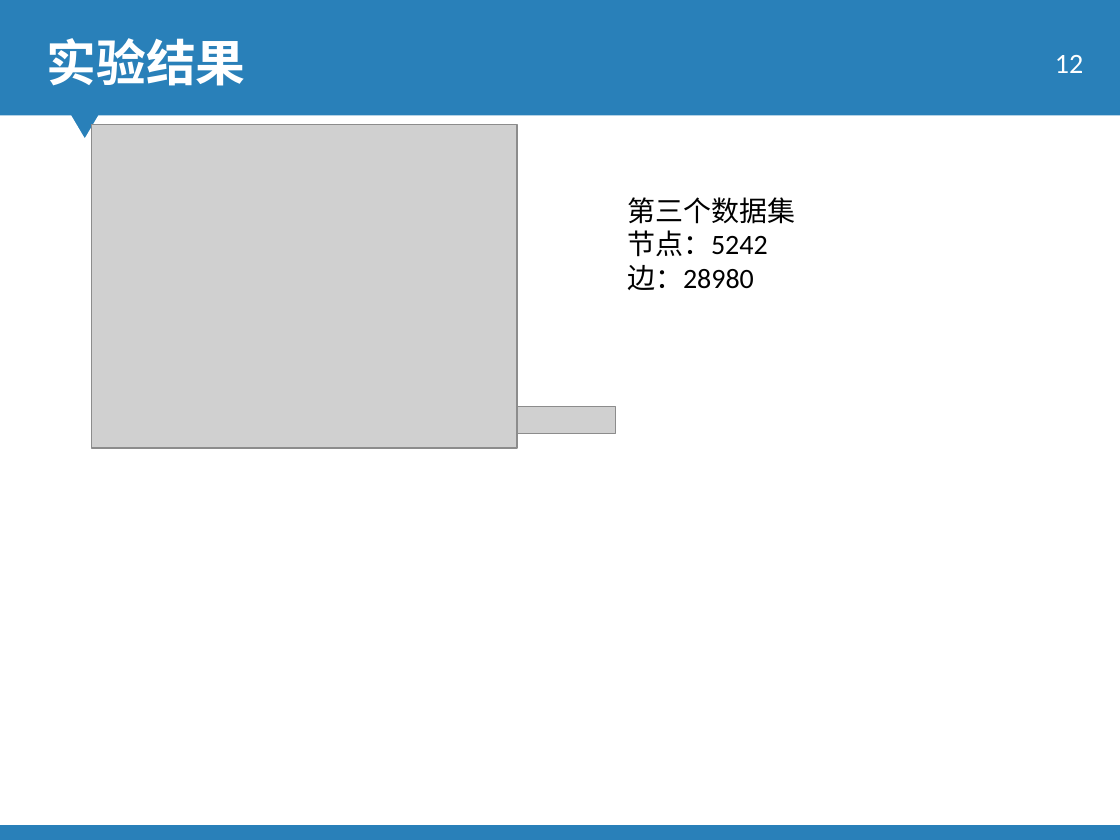
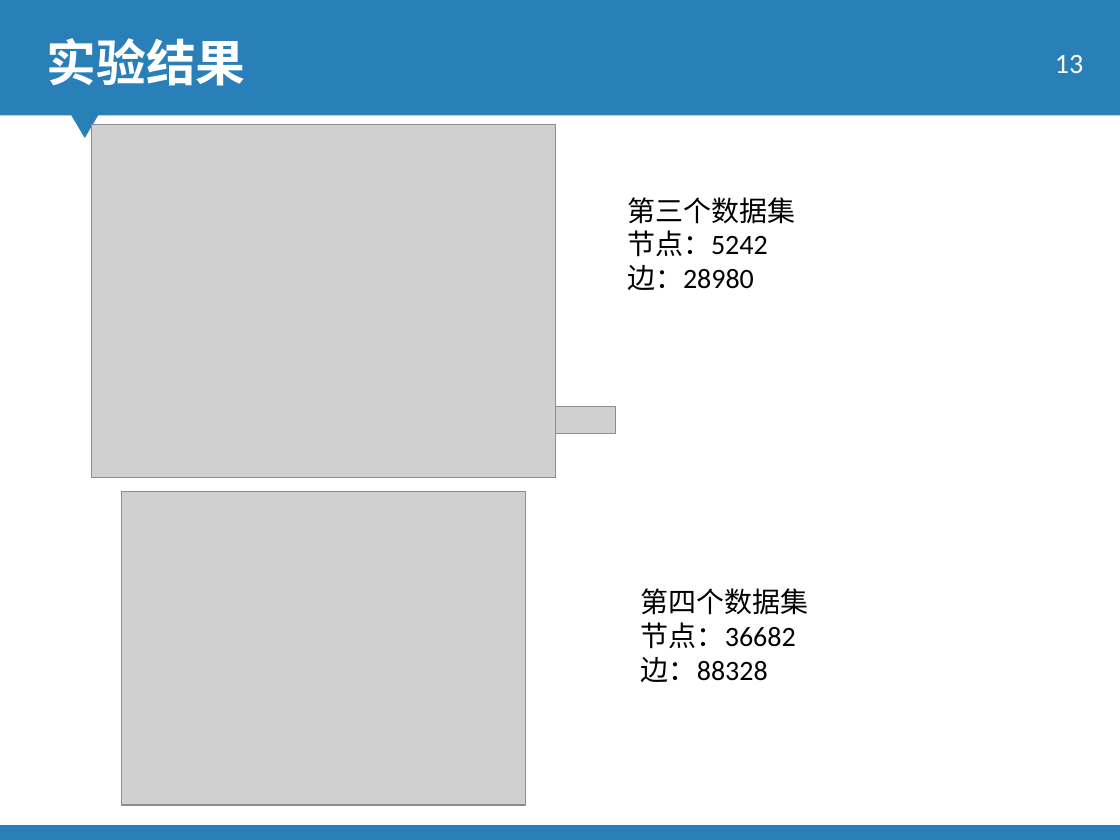
Before and after one commit to 15779235038/mypaper, a slide deck: slide 13 of jarden_center/main_code/single-multiple-source/baseon_setCover/第二周 (2).pptx (slide 12 before the commit). Drawn at 1120x840 pixels with LibreOffice and Linux fonts; fonts in the diff are those of the drawing; grey boxes stand for pictures; background and template pictures are left out. Boxes give left, top, right and bottom in pixels: in the first picture for what was removed or moved away, otherwise in the second. Text is boxed around its words. In the diff, an @@ line names an element or a change of style, - is before the commit and + after.

```diff
--- a/jarden_center/main_code/single-multiple-source/baseon_setCover/第二周 (2).pptx
+++ b/jarden_center/main_code/single-multiple-source/baseon_setCover/第二周 (2).pptx
@@ page number at bbox=[1055, 55, 1083, 73]: text changed @@
-12
+13
@@ picture: place and size @@
-picture at bbox=[92, 125, 517, 448]
+picture at bbox=[92, 125, 556, 478]
@@ picture added at bbox=[122, 492, 525, 805] @@
@@ text added at bbox=[641, 588, 809, 682], 18 pt, text #000000 @@
+第四个数据集
+节点：36682
+边：88328
```
Also in this commit, not shown: 4 other slides changed, 1 slide added, 13 other files.
